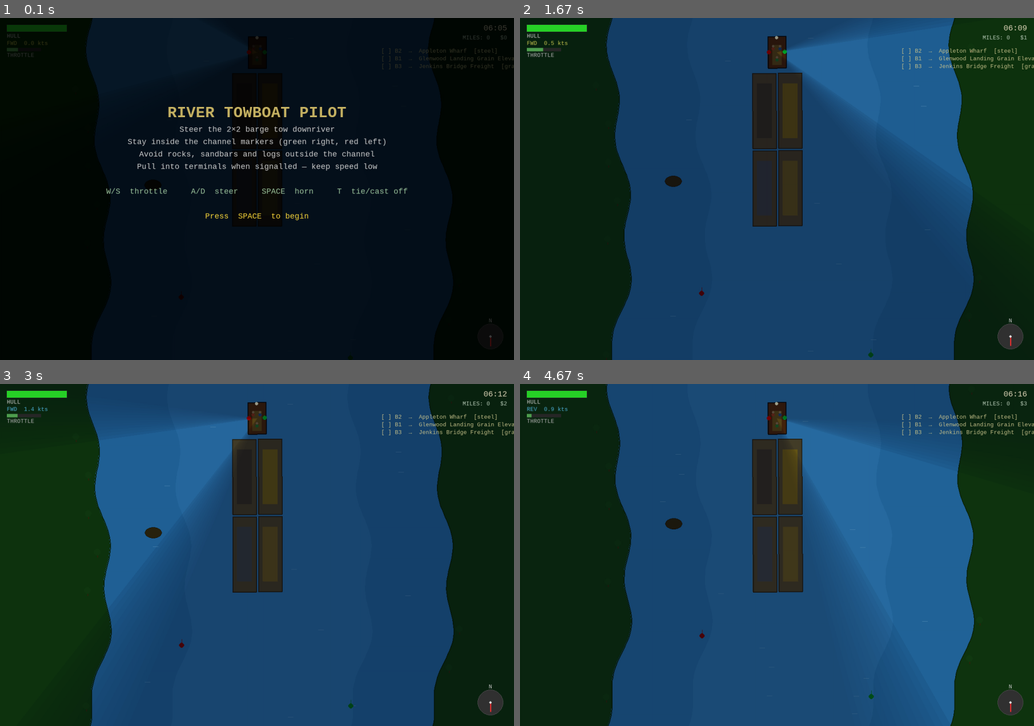
Above: before the commit, frames 1-4 (two rows, left to right).
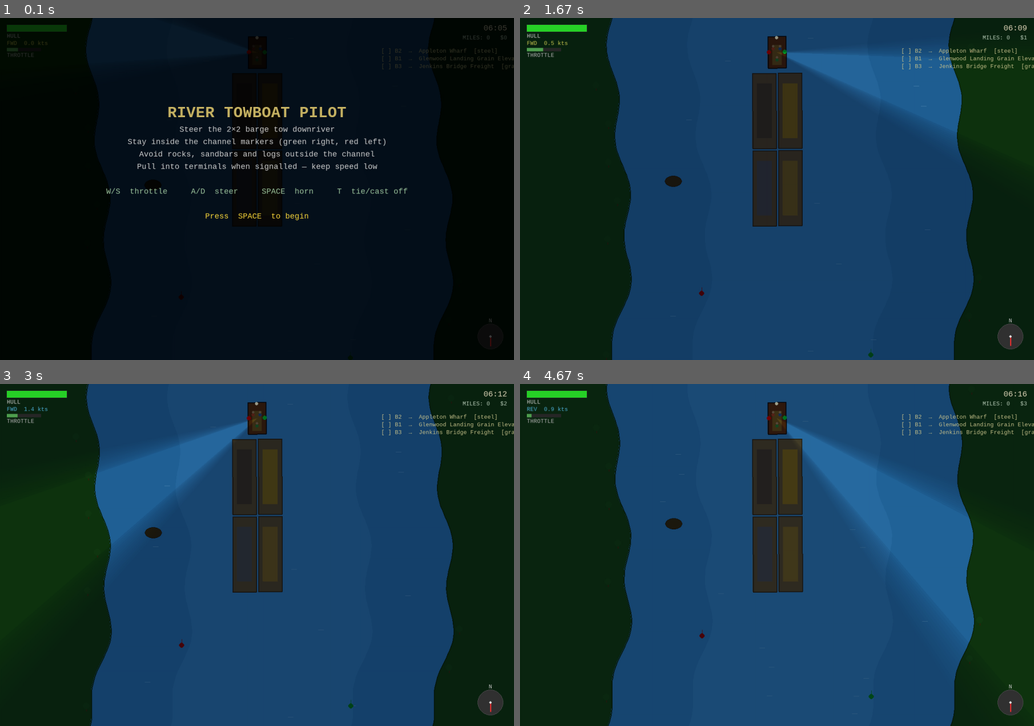
Above: after the commit, the same moments.

Repository: roadwarrior99/lock-simulator
Game: pygame game, started from pilot_sim.py
The game is run twice, just before and just after one commit, with the same random seed, the same clock (stepped at 60 frames per second) and the same inputs.
Inputs (mouse positions are in pixels of both pictures, inside the frame that each line leads up to):
- Up to frame 1 (0.1 s): no input
- Up to frame 2 (1.67 s): tap Space at 0.33 s; tap W at 0.67 s; hold Right 1-1.47 s; move the mouse to (617, 137) at 1.03 s; hold Up from 1.5 s (still down); move the mouse to (854, 69) at 1.53 s
- Up to frame 3 (3 s): release Up at 1.8 s; click (123, 428) at 1.88 s; click (133, 486) at 2.22 s; tap Space at 2.5 s; tap S at 2.83 s
- Up to frame 4 (4.67 s): hold Right 3.17-3.63 s; click (761, 496) at 3.25 s; hold Left 3.67-4.2 s; click (910, 609) at 3.75 s; hold Down 4.23-4.53 s; click (694, 442) at 4.32 s; hold Left from 4.57 s (still down); click (910, 524) at 4.65 s

The runs differ from the first frame. In frame 2, 4.8% of the frame differs, in the area x 50-89%, y 0-56%; in frame 3, 4.2%; in frame 4, 7.5%, in the area x 50-86%, y 10-100%.

Commit message:
spotlight narrowing

Diff:
--- a/pilot_sim.py
+++ b/pilot_sim.py
@@ -1148,7 +1148,7 @@
 
     angle    = math.atan2(dy, dx)
     beam_len = 1500         # pixels — exceeds screen diagonal so cone covers the full map
-    HALF     = math.radians(22)   # half-angle of bright core
+    HALF     = math.radians(11)   # half-angle of bright core (narrow beam)
 
     def fan_poly(half_a, length, steps=28):
         pts = [(bx, by)]
@@ -1172,6 +1172,27 @@
         pygame.draw.polygon(overlay, (0, 2, 20, alph), fan_poly(half_a, beam_len))
 
     surf.blit(overlay, (0, 0))
+
+
+def draw_dock_nav_lights(surf, docks, cam_x, cam_y, ambient):
+    """Re-draw dock light glows on top of the night overlay so they stay visible."""
+    if ambient >= 0.70:
+        return
+    # Brightness scales with how dark it is; lights are bright even far away
+    glow_a = int((1.0 - ambient / 0.70) * 200) + 55
+    for d in docks:
+        sx = int(d.wx - cam_x + SW // 2)
+        sy = int(d.wy - cam_y + VREF_Y)
+        if not (-120 < sx < SW + 120 and -120 < sy < SH + 120):
+            continue
+        # Larger halo — visible from distance through the darkness
+        for lx in (sx - 18, sx + 18):
+            gsurf = pygame.Surface((48, 48), pygame.SRCALPHA)
+            pygame.draw.circle(gsurf, (*DOCK_LIT, min(glow_a, 255)), (24, 24), 24)
+            surf.blit(gsurf, (lx - 24, sy - 40))
+        # Bright point on top
+        pygame.draw.circle(surf, DOCK_LIT, (sx - 18, sy - 16), 4)
+        pygame.draw.circle(surf, DOCK_LIT, (sx + 18, sy - 16), 4)
 
 
 # ── AI river traffic vessel ────────────────────────────────────────────────────
@@ -1858,6 +1879,9 @@
 
         # Night darkness with spotlight following mouse
         draw_spotlight(surf, *pygame.mouse.get_pos(), ambient)
+
+        # Dock nav lights drawn on top of night overlay so they pierce the darkness
+        draw_dock_nav_lights(surf, self.docks, self.cam_x, self.cam_y, ambient)
 
         # HUD
         draw_hud(surf, self.vessel, self.game_time, self.score,
